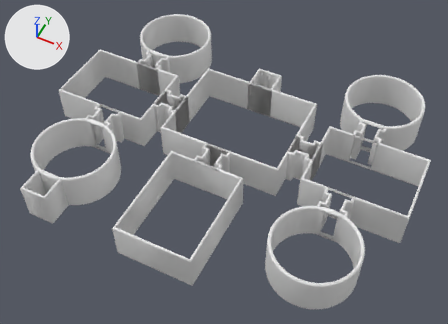
Two versions of the Blender file mapa1.blend, one commit apart.
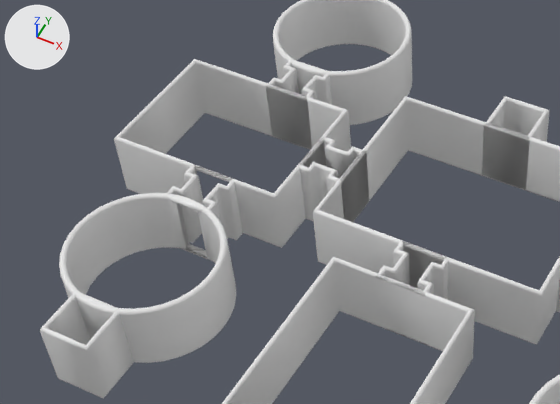
Each version appears first whole from a 50 mm camera at (0.466, -0.405, 0.254) aimed at (0.362, -0.197, -0.007), and next in a close-up on the part from 0% to 64% of the width and 6% to 70% of the height. The lights are fixed; the arrows at upper left show +X, +Y and +Z.
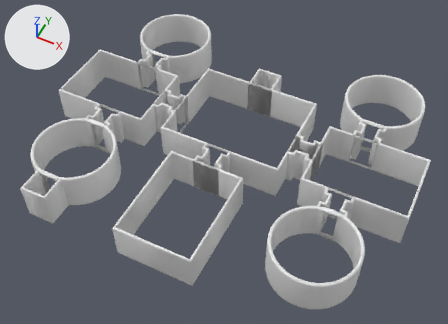
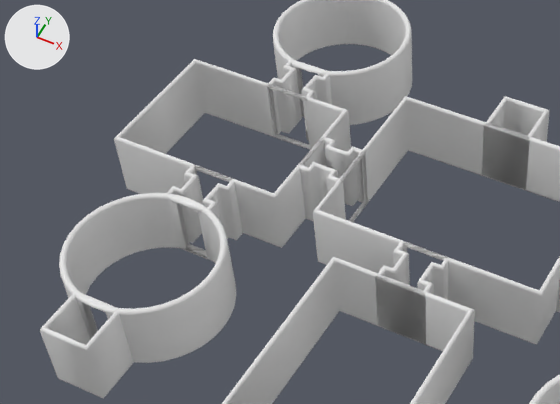
Where the change shows, as pixel boxes (x1, y1, x2, y2) in the close-ups (560 x 404 px):
```json
{"part": 1, "of": "me_curve_023", "change": "built on", "before": [297, 66, 318, 95], "after": [195, 59, 346, 150]}
{"part": 2, "of": "me_curve_023", "change": "added", "after": [313, 209, 542, 345]}
{"part": 3, "of": "me_curve_023", "change": "built on", "before": [81, 301, 108, 336], "after": [72, 290, 134, 361]}
{"part": 4, "of": "me_curve_023", "change": "added", "after": [315, 96, 408, 222]}
```

Scene script edits in JSON lines:
```json
{"block": "me_curve_023", "where": "# used by ob_curve_023; location = (0.0, 0.0, 0.0)"}
{"op": "remove", "block": "me_curve_023", "code": "me_curve_023.from_pydata(...)  # 5660 vertices, 5624 faces; spans x 0.257..0.466, y -0.273..-0.104, z -0.011..0.011"}
{"op": "add", "block": "me_curve_023", "code": "me_curve_023.from_pydata(...)  # 5894 vertices, 5830 faces; spans x 0.257..0.466, y -0.273..-0.104, z -0.011..0.011"}
{"block": "me_curve_023", "change": "me_curve_023 part 1: 4 vertices removed from x 0.292, y -0.15..-0.148, z -0.01..0.01; 88 vertices added at x 0.285..0.299, y -0.162..-0.147, z -0.011..0.011"}
{"block": "me_curve_023", "change": "me_curve_023 part 2: 66 vertices added at x 0.355..0.368, y -0.204..-0.202, z -0.011..0.011"}
{"block": "me_curve_023", "change": "me_curve_023 part 3: 4 vertices removed from x 0.292, y -0.26..-0.258, z -0.01..0.01; 44 vertices added at x 0.286..0.298, y -0.259..-0.257, z -0.011..0.011"}
{"block": "me_curve_023", "change": "me_curve_023 part 4: 44 vertices added at x 0.326..0.327, y -0.189..-0.175, z -0.011..0.011"}
```
